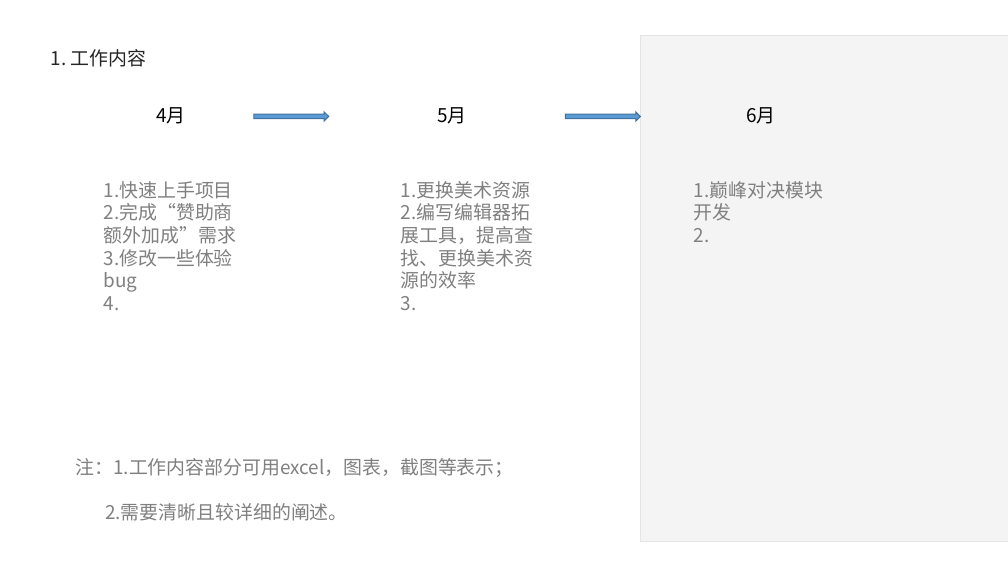
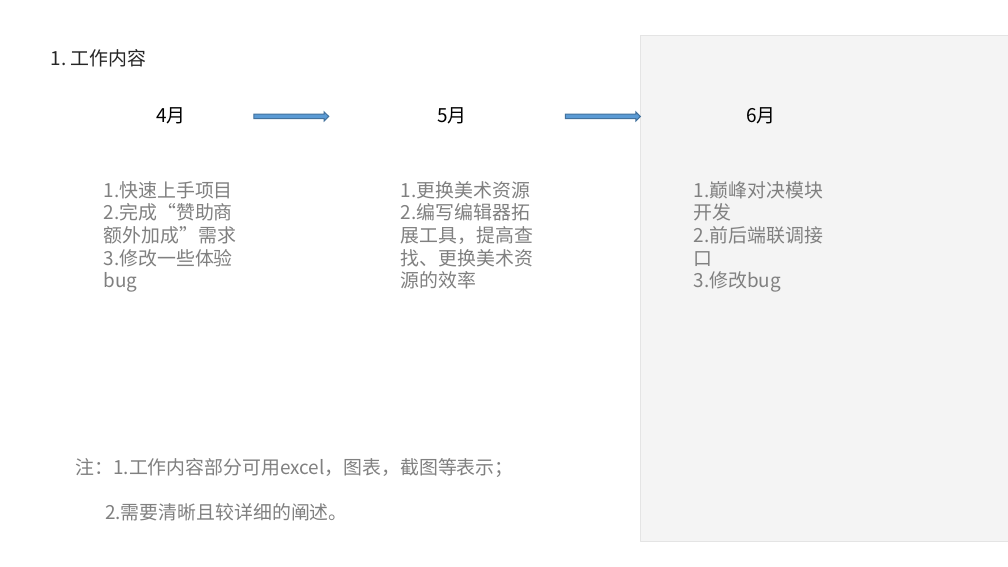
Before and after one commit to Hengle/UnityLearn-1, a slide deck: slide 3 of 转正答辩PPT_篮球前端_王祖雄.pptx. Drawn at 1008x567 pixels with LibreOffice and Linux fonts; fonts in the diff are those of the drawing; grey boxes stand for pictures; background and template pictures are left out. Boxes give left, top, right and bottom in pixels: in the first picture for what was removed or moved away, otherwise in the second. Text is boxed around its words. In the diff, an @@ line names an element or a change of style, - is before the commit and + after.

```diff
--- a/转正答辩PPT_篮球前端_王祖雄.pptx
+++ b/转正答辩PPT_篮球前端_王祖雄.pptx
@@ text at box(694, 226, 823, 292): text changed @@
-2.
+2.前后端联调接口
+3.修改bug
@@ text at box(104, 296, 120, 310): paragraph removed @@
-4.
@@ text at box(401, 296, 417, 310): paragraph removed @@
-3.
```
Also in this commit, not shown: 4 other slides changed.
